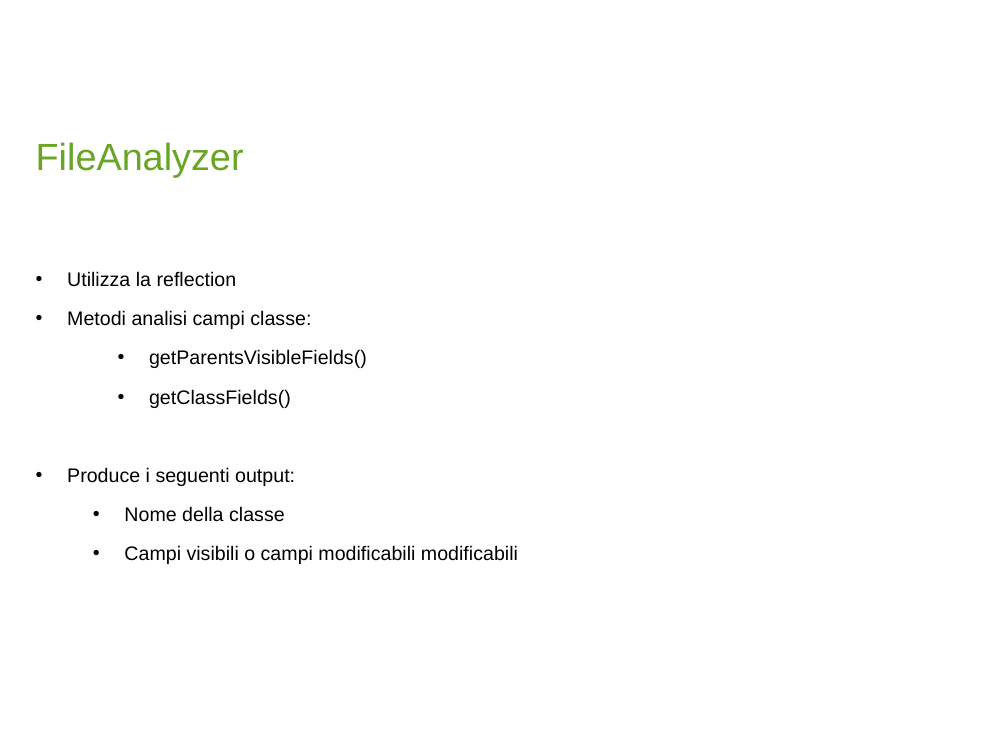
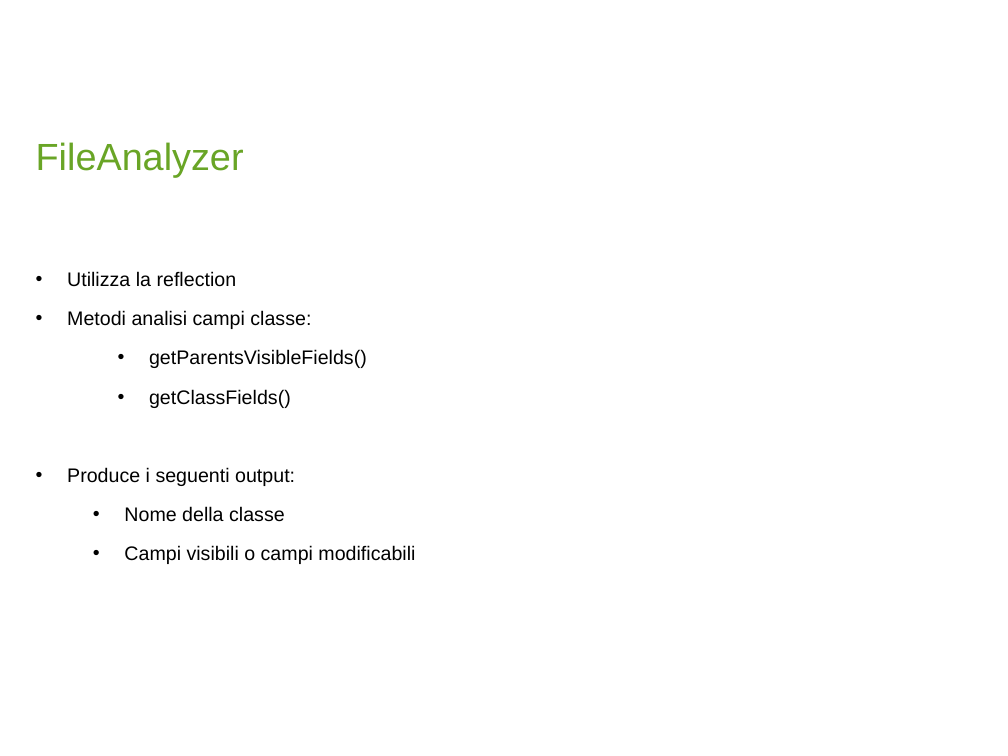
Before and after one commit to beffabryan/nerd4J-vscode-extension, a slide deck: slide 5 of pres_beffa.pptx. Drawn at 1008x756 pixels with LibreOffice and Linux fonts; fonts in the diff are those of the drawing; background and template pictures are left out. Boxes give left, top, right and bottom in pixels: in the first picture for what was removed or moved away, otherwise in the second. Text is boxed around its words. In the diff, an @@ line names an element or a change of style, - is before the commit and + after.

```diff
--- a/pres_beffa.pptx
+++ b/pres_beffa.pptx
@@ text at box(124, 545, 415, 564): text changed @@
-  • Campi visibili o campi modificabili modificabili
+  • Campi visibili o campi modificabili
```
Also in this commit, not shown: 1 other slide changed, 10 other files.
